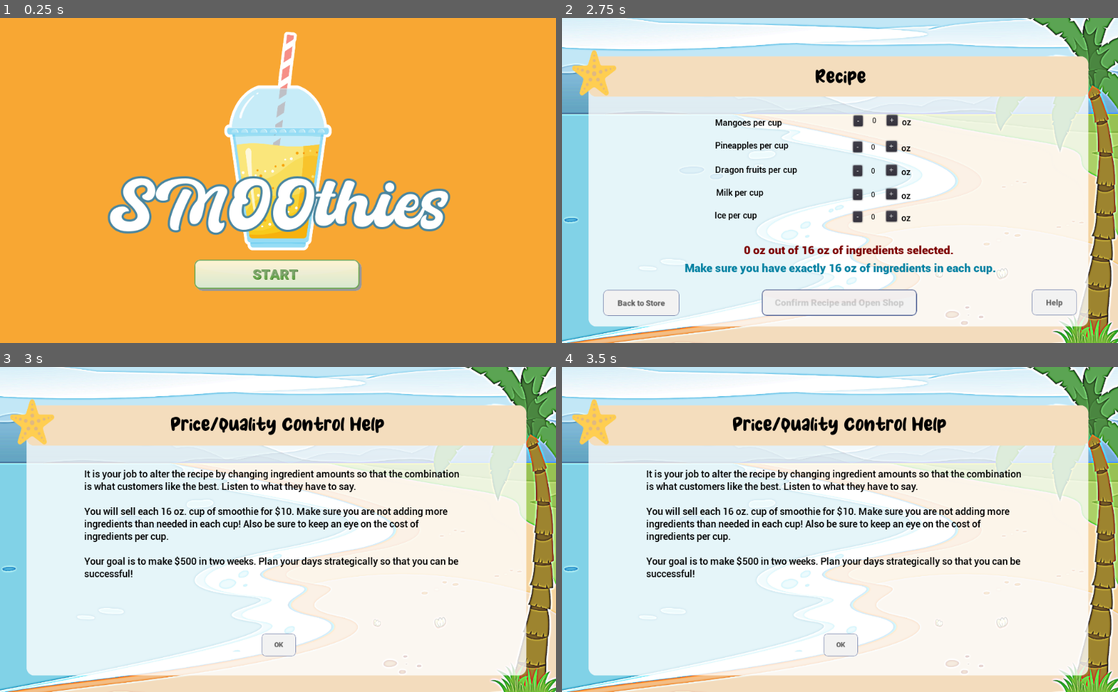
Above: before the commit, frames 1-4 (two rows, left to right).
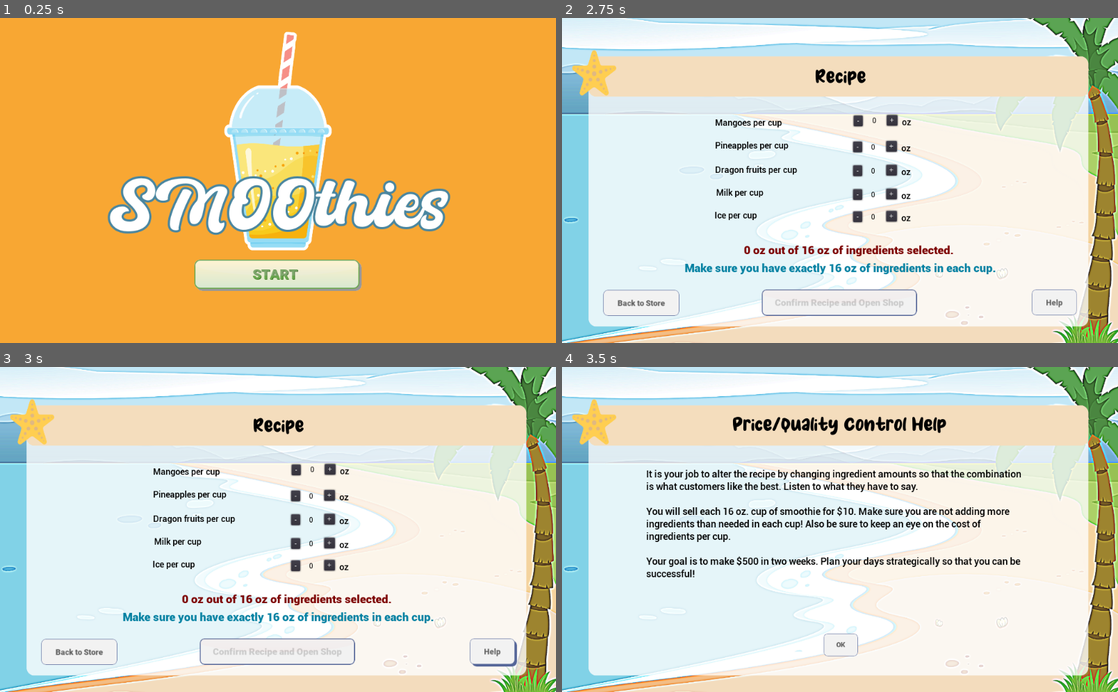
Above: after the commit, the same moments.

Repository: thepriscillawang/SMOOthies
Game: Godot game, scene res://Scenes/Main.tscn
Same seed, same stepped clock (60 frames per second), same inputs: the game is played once before the commit and once after it. Sound files missing from this copy of the repository are replaced by a short silence.
Inputs (mouse positions are in pixels of both pictures, inside the frame that each line leads up to):
- Up to frame 1 (0.25 s): no input
- Up to frame 2 (2.75 s): click (840, 274) at 0.5 s; click (840, 304) at 1.25 s; click (917, 294) at 2 s
- Up to frame 3 (3 s): click (494, 653) at 2.75 s
- Up to frame 4 (3.5 s): no input

Frames 1-2 are identical in both runs. In frame 3, 8.9% of the frame differs, in the area x 7-93%, y 15-93%; in frame 4, nothing differs.

Commit message:
Help button sound on Recipe page
Help button sound

Diff:
--- a/src/SMOOthies/Scenes/Recipe.gd
+++ b/src/SMOOthies/Scenes/Recipe.gd
@@ -25,10 +25,12 @@
 func _load_Ingredients_scene():
 	SceneLoader._change_scene("Ingredients")
 
+func _on_HelpIngredientButton_pressed():
+	$IngredientsMusic.connect("finished", self, "_load_RecipeHelp_scene")
+	$IngredientsMusic.play()
 
-func _on_HelpIngredientButton_pressed():
+func _load_RecipeHelp_scene():
 	SceneLoader._change_scene("RecipeHelp")
-	pass # Replace with function body.
 
 func _on_ConfirmRecipeButton_pressed():
 	$IngredientsMusic.connect("finished", self, "_load_Simulation_scene")
